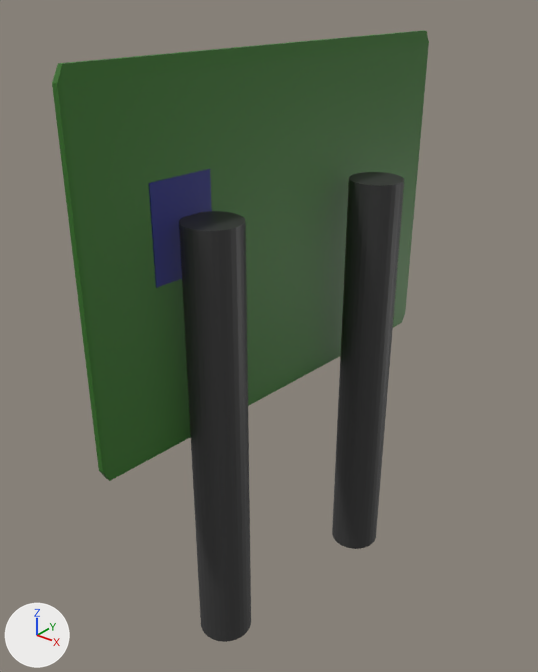
The FBX model Assets/Models/World/Signs/RoundaboutSignNorthbyRoundabout3.fbx: old version first, new version second.
Before and after are seen from a 50 mm lens placed at (4.68, -6.04, 6.23), pointed at (-0.26, 0.13, 2.41). The axes (+X, +Y, +Z) are drawn at lower left. The lights are the same throughout. Where no turn or scale is listed for an object, it has been applied to the vertices.

The older version as bpy lines, for what is in view:
```python
me_cube_001 = bpy.data.meshes.new('Cube.001')
me_cube_001.from_pydata(...)  # 24 vertices, 26 faces; spans x -0.45..0.03, y -2.49..2.87, z 1.6..5.6
# faces by material slot: [22, 4]
me_cube_001.materials.append(mat_material_033)  # dark green #326f20
me_cube_001.materials.append(mat_material_034)  # white #ffffff
me_cube_009 = bpy.data.meshes.new('Cube.009')
me_cube_009.from_pydata([(-0.13, -1.35, -0.25), (-0.13, -1.35, 0.77), (-0.01, 0.17, -0.25), (-0.01, 0.17, 0.77), (-0.04, -1.34, -0.25), (-0.04, -1.34, 0.77), (0.06, 0.18, -0.25), (0.06, 0.18, 0.77)], [], [(0, 1, 3, 2), (2, 3, 7, 6), (6, 7, 5, 4), (4, 5, 1, 0), (2, 6, 4, 0), (7, 3, 1, 5)])
me_cube_009.materials.append(mat_material_040)  # dark blue #000b78
me_cylinder_001 = bpy.data.meshes.new('Cylinder.001')
me_cylinder_001.from_pydata(...)  # 96 vertices, 66 faces; spans x -0.32..0.32, y -0.32..0.32, z -0.32..4.89
me_cylinder_001.materials.append(mat_material_031)  # black #393939
ob_cube_003 = bpy.data.objects.new('Cube.003', me_cube_009)
ob_cube_003.location = (-0.34, -0.13, 3.75)
ob_cube_030 = bpy.data.objects.new('Cube.030', me_cube_001)
ob_cube_030.location = (-0.07, 0.2, 0.0)
ob_cylinder_001 = bpy.data.objects.new('Cylinder.001', me_cylinder_001)
ob_cylinder_001.location = (-0.05, -1.0, -0.78)
# also in view: 'Cylinder.002' at (0.31, 1.39, 1.51)
```
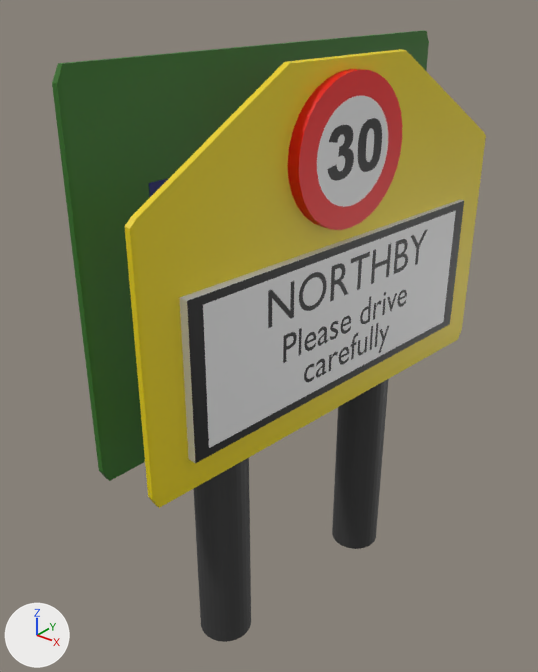
Where the change shows, as pixel boxes [x1, y1, x2, y2] in the pictures (538 x 672 px):
'Cube.002', added (yellow): after [125, 49, 486, 508]
'Cube.004', added: after [179, 200, 464, 463]
    faces in mat_material_011 (white #e7e7e7): [179, 200, 464, 463]
    faces in mat_material_012 (black #000000): [187, 201, 464, 463]
'Cylinder.003', added: after [288, 69, 402, 230]
    faces in mat_material (red #e70000): [288, 69, 402, 230]
    faces in mat_material_004 (white #e7e7e7): [317, 96, 388, 207]
'Text.001', added (black): after [268, 229, 428, 328]
'Text', added (black): after [327, 118, 382, 181]
'Text.002', added: after [283, 290, 407, 363]
'Text.003', added: after [304, 323, 389, 382]
'Cylinder.001', unchanged, covered by the edit: before [179, 211, 251, 642]; after [194, 458, 251, 642]
'Cylinder.002', unchanged, covered by the edit: before [332, 172, 404, 549]; after [332, 379, 389, 549]
'Cube.003', unchanged, covered by the edit: before [149, 169, 212, 288]; after [149, 178, 169, 197]

Edits to the bpy script that builds the scene:
```text
Add ob_text_002:
    ob_text_002 = bpy.data.objects.new('Text.002', me_text_003)  # 857 vertices, 845 faces; spans x -0.7..-0.48, y 0.11..2.26, z 0.0..0.31; in mat_material_009 (black #000000)
    ob_text_002.location = (1.24, -0.74, 2.62)
Add ob_text_001:
    ob_text_001 = bpy.data.objects.new('Text.001', me_text_002)  # 335 vertices, 329 faces; spans x -0.72..-0.44, y 0.12..2.81, z -0.01..0.41; in mat_material_006 (black #000000)
    ob_text_001.location = (1.24, -0.97, 3.09)
Add ob_cylinder_003:
    ob_cylinder_003 = bpy.data.objects.new('Cylinder.003', me_cylinder_003)  # 96 vertices, 66 faces; spans x -1.0..1.0, y -1.0..1.0, z -1.0..1.0; in mat_material (red #e70000), mat_material_004 (white #e7e7e7)
    ob_cylinder_003.location = (0.54, 0.36, 4.63)
    ob_cylinder_003.rotation_euler = (3.077, -1.571, 0.0)  # degrees (176, -90, 0)
    ob_cylinder_003.scale = (-0.782, -0.858, -0.106)
Add ob_text:
    ob_text = bpy.data.objects.new('Text', me_text)  # 615 vertices, 613 faces; spans x -0.058..0.0, y 0.029..0.93, z -0.009..0.524; in mat_material_005 (black #000000)
    ob_text.location = (0.68, -0.1, 4.4)
Add ob_text_003:
    ob_text_003 = bpy.data.objects.new('Text.003', me_text_004)  # 558 vertices, 544 faces; spans x -0.67..-0.51, y 0.09..1.6, z -0.11..0.32; in mat_material_010 (black #000000)
    ob_text_003.location = (1.24, -0.39, 2.24)
Add ob_cube_002:
    ob_cube_002 = bpy.data.objects.new('Cube.002', me_cube_004)  # 40 vertices, 42 faces; spans x -0.54..0.14, y -2.48..2.87, z 1.6..5.54; in mat_material_002 (yellow #e7d000), mat_material_003 (white #ffffff)
    ob_cube_002.location = (0.72, 0.2, 0.0)
Add ob_cube_004:
    ob_cube_004 = bpy.data.objects.new('Cube.004', me_cube_005)  # 18 vertices, 16 faces; spans x -0.23..0.49, y -1.0..3.48, z -1.19..0.51; in mat_material_011 (white #e7e7e7), mat_material_012 (black #000000)
    ob_cube_004.location = (0.38, -0.84, 3.18)
```
